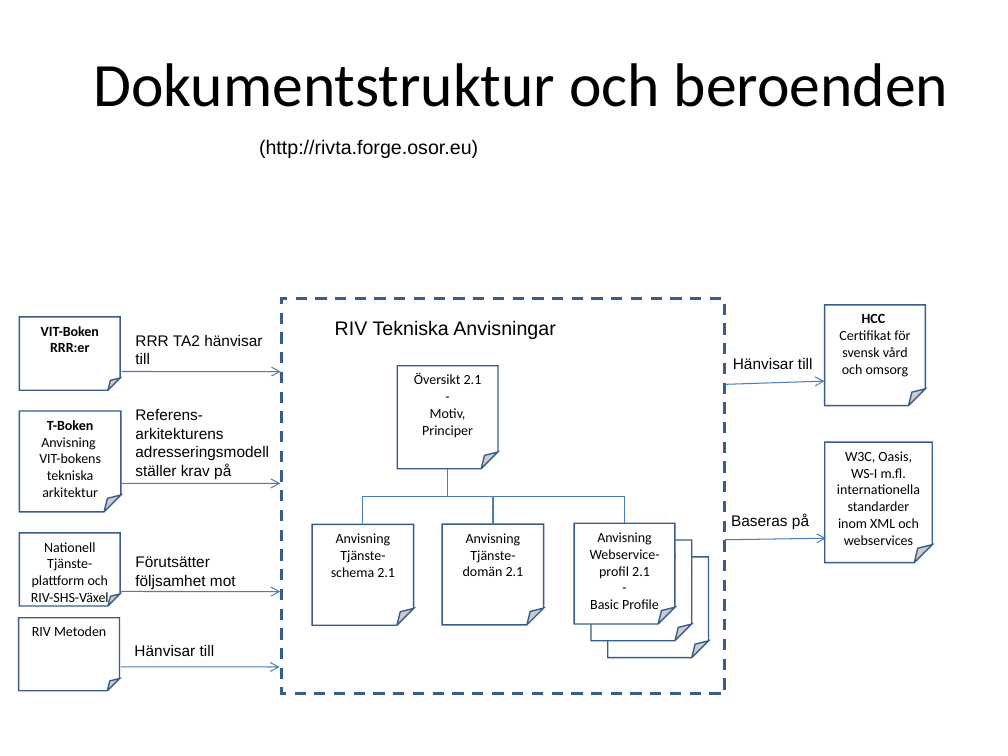
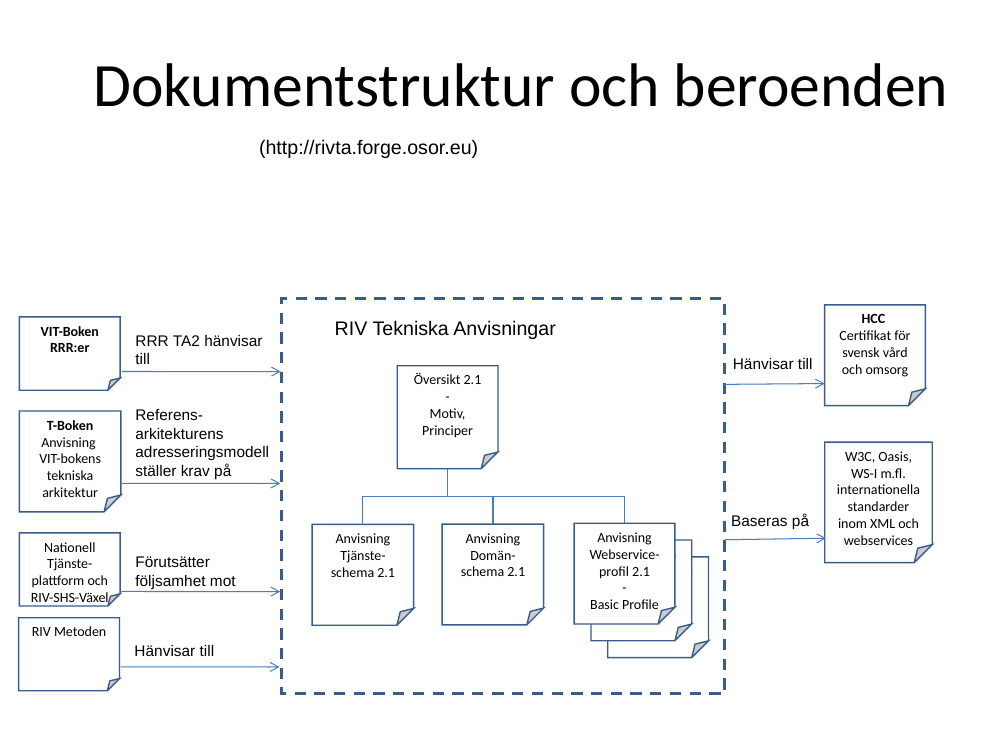
Before and after one commit to admstar/rivta, a slide deck: slide 22 of Profile/trunk/Documents/arbetsdokument/RIV-förvaltning, Illustrationer.ppt. Drawn at 1008x756 pixels with LibreOffice and Linux fonts; fonts in the diff are those of the drawing. Boxes give left, top, right and bottom in pixels: in the first picture for what was removed or moved away, otherwise in the second. Text is boxed around its words. In the diff, an @@ line names an element or a change of style, - is before the commit and + after.

```diff
--- a/Profile/trunk/Documents/arbetsdokument/RIV-förvaltning, Illustrationer.ppt
+++ b/Profile/trunk/Documents/arbetsdokument/RIV-förvaltning, Illustrationer.ppt
@@ arrow moved from (725, 384) - (825, 381) to (725, 384) - (825, 384) @@
@@ text in folded corner at bbox=[461, 550, 525, 576]: text changed @@
-Tjänste-domän 2.1
+Domän-schema 2.1
```
Also in this commit, not shown: 7 other slides changed, 4 other files.
